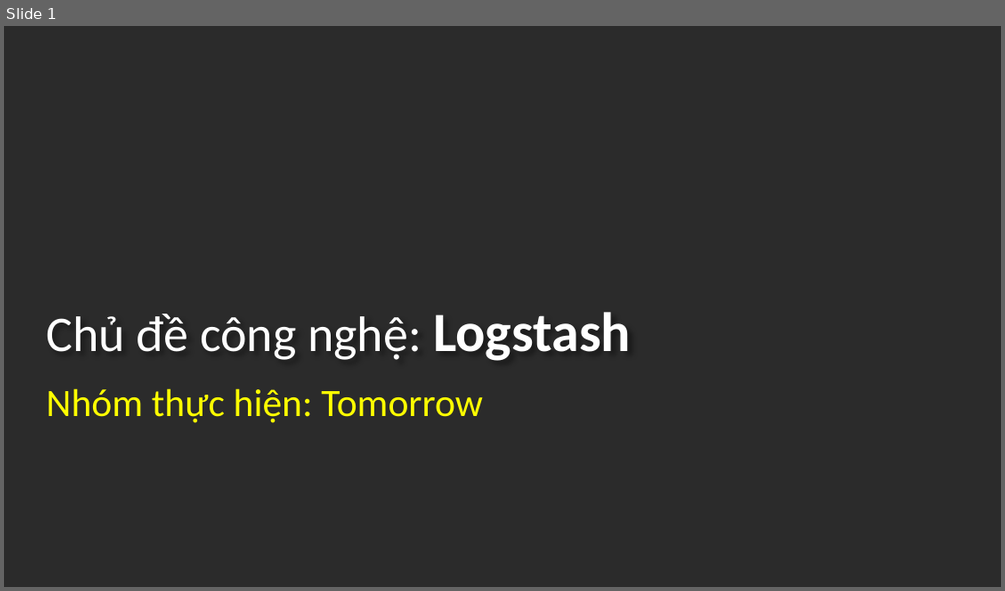
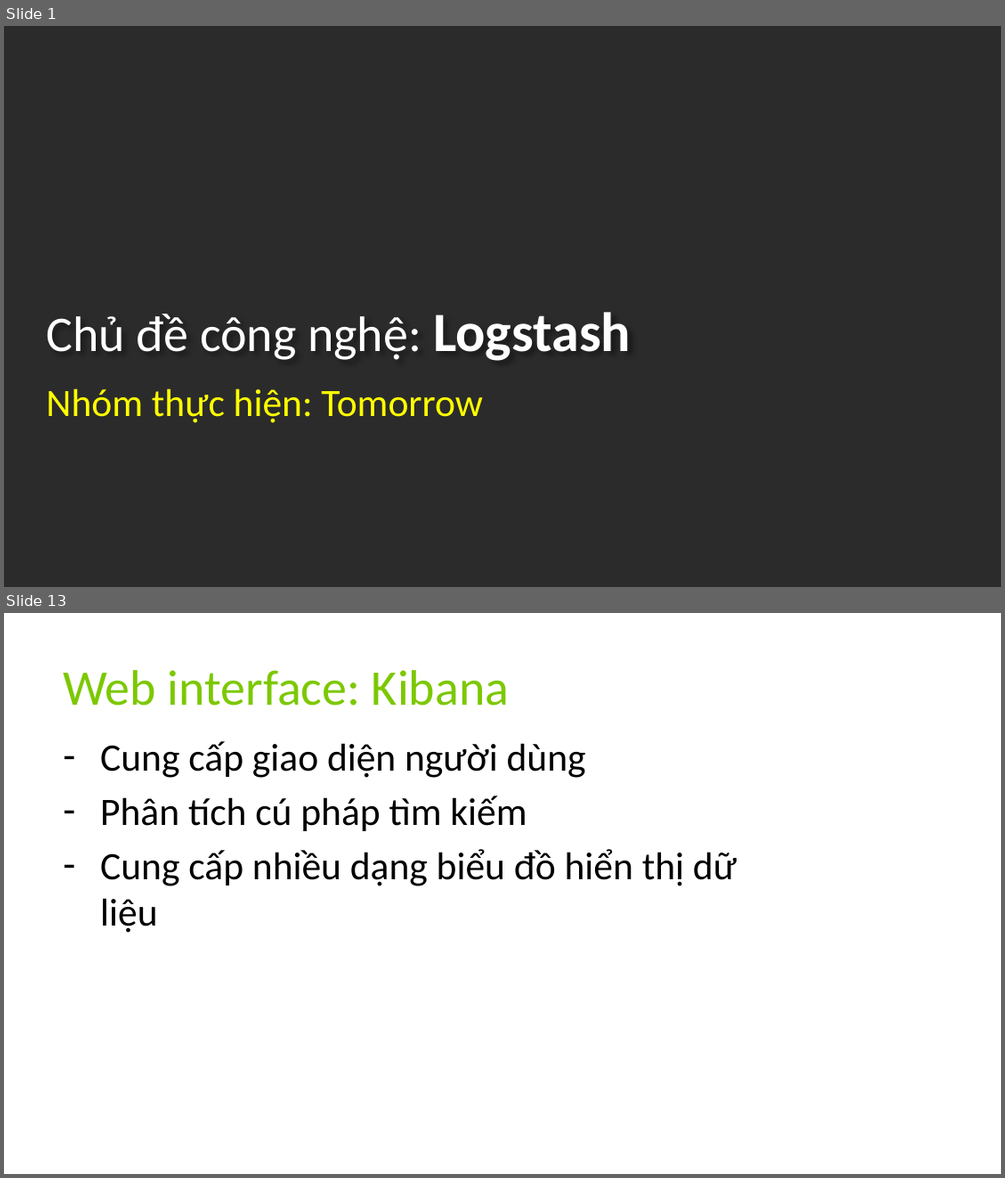
Before and after one commit to 1412574/Tomorrow_QuanLyXeKhach, a slide deck: LogStash/Slide_Logstash.pptx. Shown one above the other, each under a label of ours: slide 1 before the commit, slides 1 and 13 after it; the slides between them are not shown. The pictures are 1005x591 and 1005x1178 pixels, drawn with LibreOffice and Linux fonts; fonts in the diff are those of the drawing; background and template pictures are left out; a plain dark background stands for a picture behind light text. Boxes give left, top, right and bottom in pixels: in the first picture for what was removed or moved away, otherwise in the second. Text is boxed around its words. In the diff, an @@ line names an element or a change of style, - is before the commit and + after.

```diff
--- a/LogStash/Slide_Logstash.pptx
+++ b/LogStash/Slide_Logstash.pptx
@@ slide 13 added at [4, 613, 1001, 1174], background picture (left out) @@
@@ title added at [63, 670, 509, 706], 36 pt, text #7CC800 @@
+Web interface: Kibana
@@ text added at [100, 741, 736, 933], 28 pt, text #000000 @@
+– Cung cấp giao diện người dùng
+– Phân tích cú pháp tìm kiếm
+– Cung cấp nhiều dạng biểu đồ hiển thị dữ liệu
```
Also in this commit, not shown: 2 slides changed, 11 other slides added, 6 slides removed.
